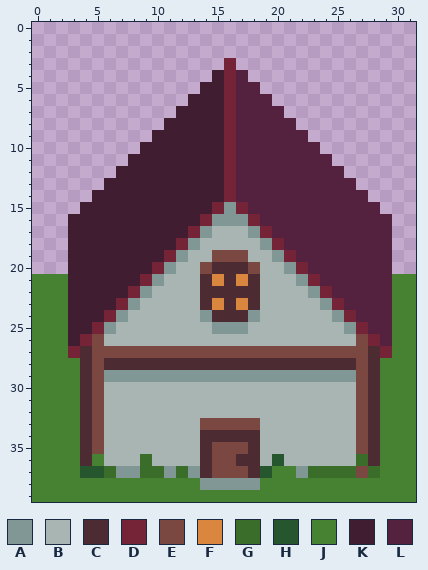
Two versions of one pixel-art sprite, HackYeah2022_GameJam/Assets/Objects/Textures/house.png. Above is the file before it was changed.
The file is 32x40 pixels.
Palette (. is transparent): A #819796  B #a8b5b2  C #4d2b32  D #752438  E #7a4841  F #da863e  G #3b6d2a  H #25562e  J #468232  K #411d31  L #54223e
Pixels before, first column x 0:
 3 ................D...............
 4 ...............KDL..............
 5 ..............KKDLL.............
 6 .............KKKDLLL............
 7 ............KKKKDLLLL...........
 8 ...........KKKKKDLLLLL..........
 9 ..........KKKKKKDLLLLLL.........
10 .........KKKKKKKDLLLLLLL........
11 ........KKKKKKKKDLLLLLLLL.......
12 .......KKKKKKKKKDLLLLLLLLL......
13 ......KKKKKKKKKKDLLLLLLLLLL.....
14 .....KKKKKKKKKKKDLLLLLLLLLLL....
15 ....KKKKKKKKKKKDADLLLLLLLLLLL...
16 ...KKKKKKKKKKKDAAADLLLLLLLLLLL..
17 ...KKKKKKKKKKDABBBADLLLLLLLLLL..
18 ...KKKKKKKKKDABBBBBADLLLLLLLLL..
19 ...KKKKKKKKDABBEEEBBADLLLLLLLL..
20 ...KKKKKKKDABBECCCEBBADLLLLLLL..
21 JJJKKKKKKDABBBCFCFCBBBADLLLLLLJJ
22 JJJKKKKKDABBBBCCCCCBBBBADLLLLLJJ
23 JJJKKKKDABBBBBCFCFCBBBBBADLLLLJJ
24 JJJKKKDABBBBBBACCCABBBBBBADLLLJJ
25 JJJKKDABBBBBBBBAAABBBBBBBBADLLJJ
26 JJJKDEBBBBBBBBBBBBBBBBBBBBBEDLJJ
27 JJJDCEEEEEEEEEEEEEEEEEEEEEEECDJJ
28 JJJJCECCCCCCCCCCCCCCCCCCCCCECJJJ
29 JJJJCEAAAAAAAAAAAAAAAAAAAAAECJJJ
30 JJJJCEBBBBBBBBBBBBBBBBBBBBBECJJJ
31 JJJJCEBBBBBBBBBBBBBBBBBBBBBECJJJ
32 JJJJCEBBBBBBBBBBBBBBBBBBBBBECJJJ
33 JJJJCEBBBBBBBBEEEEEBBBBBBBBECJJJ
34 JJJJCEBBBBBBBBCCCCCBBBBBBBBECJJJ
35 JJJJCEBBBBBBBBCEEECBBBBBBBBECJJJ
36 JJJJCJBBBGBBBBCEECCBHBBBBBBGCJJJ
37 JJJJHHGAAGGAGACEEECHJJAGGGGEGJJJ
38 JJJJJJJJJJJJJJAAAAAJJJJJJJJJJJJJ
39 JJJJJJJJJJJJJJJJJJJJJJJJJJJJJJJJ
The result:
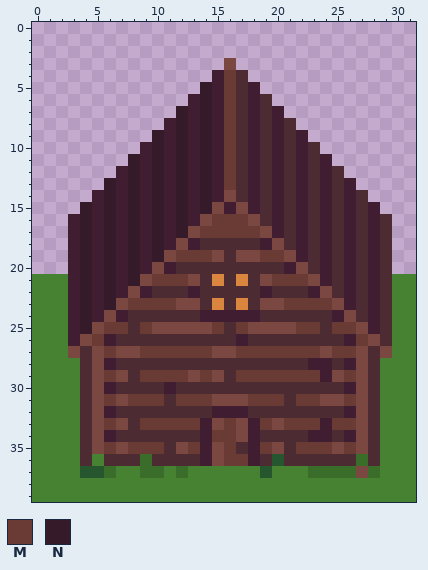
Colours new in this view: M #6a3b35  N #351b29
Commit: houses reworked
From old to new:
Changed rows in their new state; - is an unchanged pixel.
first column x 3:
 3 -------------E-------------
 4 -------------MC------------
 5 -----------N-MCK-----------
 6 -----------N-MCKC----------
 7 ---------N-N-MCKCK---------
 8 ---------N-N-MCKCKC--------
 9 -------N-N-N-MCKCKCK-------
10 -------N-N-N-MCKCKCKC------
11 -----N-N-N-N-MCKCKCKCK-----
12 -----N-N-N-N-MCKCKCKCKC----
13 ---N-N-N-N-N-MCKCKCKCKCK---
14 ---N-N-N-N-N-ECKCKCKCKCKC--
15 -N-N-N-N-N-NEKEKCKCKCKCKCK-
16 -N-N-N-N-N-EMMMECKCKCKCKCKC
17 -N-N-N-N-NEMMMMMEKCKCKCKCKC
18 -N-N-N-N-EKCCCCCKECKCKCKCKC
19 -N-N-N-NEMMM-C-EMMEKCKCKCKC
20 -N-N-N-EKCCC---CCCKECKCKCKC
21 -N-N-NEMMME-----EMMMEKCKCKC
22 -N-N-EKCCCK-----KCCCKECKCKC
23 -N-NEMMMMEE-----EEMMMMEKCKC
24 -N-EKCCCCCCKKKKKCCCCCCKECKC
25 -NEMMCMEEEEEMCMEEEEMMCMMEKC
26 -EMKCCCCCCCCCCKCCCCCCCCKMEC
27 E--M--MMMMMM--MMMMMMM-MM--E
28 ---K----------------KK-K---
29 ---MECMMMMEMECMMMMMMMKEM---
30 ---KCCCCKCCCCCCCCCCCCCCK---
31 ---MEMMMCMMMEEEMMMCMMEEM---
32 ---KCCCCCCCCKKKCCCCCCCCK---
33 ---MECMMMMMK-M-KMEMMMKMM---
34 ---KCCCCCCCKMMEKCCCCKKCK---
35 ---MEMMMCEMK-MCKMECMMMEM---
36 ---CCC-CCCCK-MMKC-CCCCCC---
37 ----JJ--J-JJJJJJ---J-------
38 -----------JJJJJ-----------
